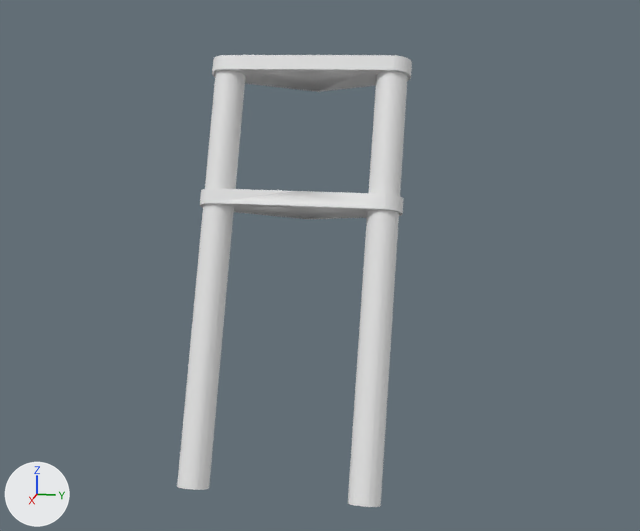
One commit to the FBX model Content/Meshes/Bike_Fork.fbx: the scene before it, then after it.
Before and after are seen from a camera (50 mm lens) standing at (1.348, 0.286, 0.192) and looking at (0.086, 0.033, -0.124). The axes (+X, +Y, +Z) are drawn at lower left. The lights are the same throughout. Objects named as collision shapes, trigger or cutter boxes, shadow casters or lower levels of detail are left out. Where no turn or scale is listed for an object, it has been applied to the vertices. Vertices at the same position are counted once.

Objects in the first picture: 'Fork'.
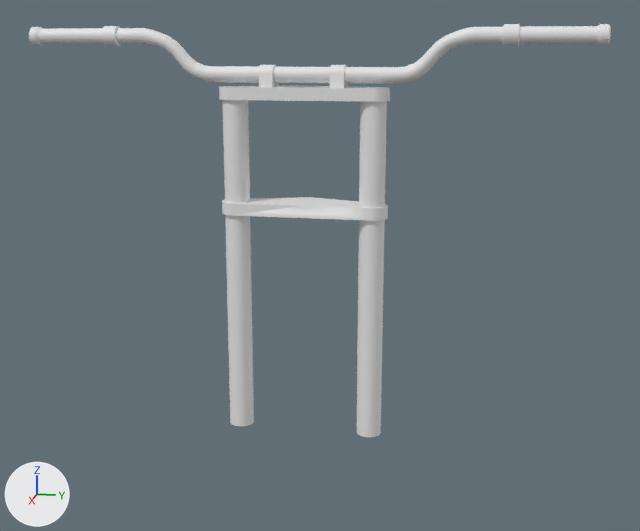
Where the newer file only moved an object's origin or applied its transform, the numbers keep the older frame.

Scene script edits in JSON lines:
```json
{"block": "me_cylinder_006", "where": "me_cylinder_006.from_pydata(...)  # 388 vertices, 780 faces; spans x -0.075..0.253, y -0.154..0.154, z -0.437..0.181"}
{"block": "me_cylinder_006", "where": "# used by ob_fork; location = (0.0, 0.0, 0.0)"}
{"block": "me_cylinder_006", "change": "me_cylinder_006 part 1: the whole mesh is turned 21.7 degrees about the y axis through the mesh origin and scaled by 0.834"}
{"op": "add", "block": "me_cylinder_006_1", "code": ["me_cylinder_006_1 = bpy.data.meshes.new('Cylinder.006')", "me_cylinder_006_1.from_pydata(...)  # 1506 vertices, 1536 faces; spans x 0.028..0.064, y -0.429..0.429, z 0.131..0.223"]}
{"op": "add", "block": "ob_handlebar", "code": ["ob_handlebar = bpy.data.objects.new('Handlebar', me_cylinder_006_1)", "ob_handlebar.location = (0.0, 0.0, 0.0)"]}
```

Boxes (x1, y1, x2, y2) around the edits, measured in the pictures (640 x 531 px):
```json
{"object": "Fork", "change": "mesh turned", "before": [177, 55, 412, 507], "after": [219, 86, 390, 437]}
{"object": "Handlebar", "change": "added", "after": [29, 24, 611, 88]}
```
